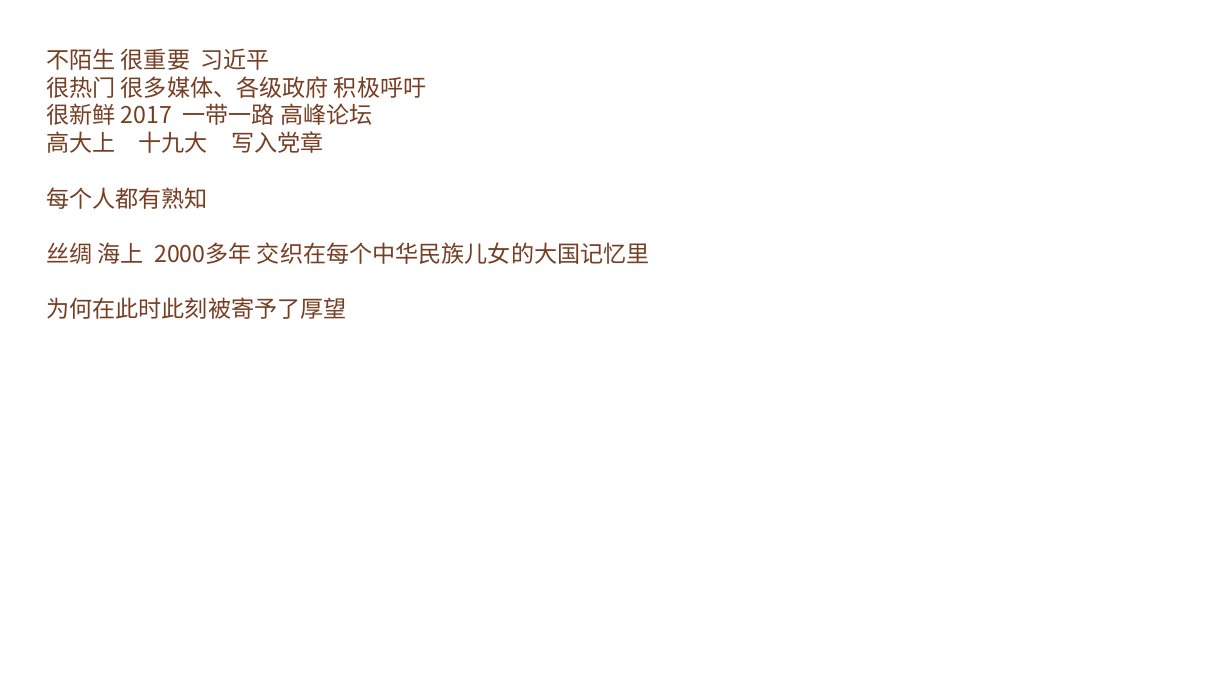
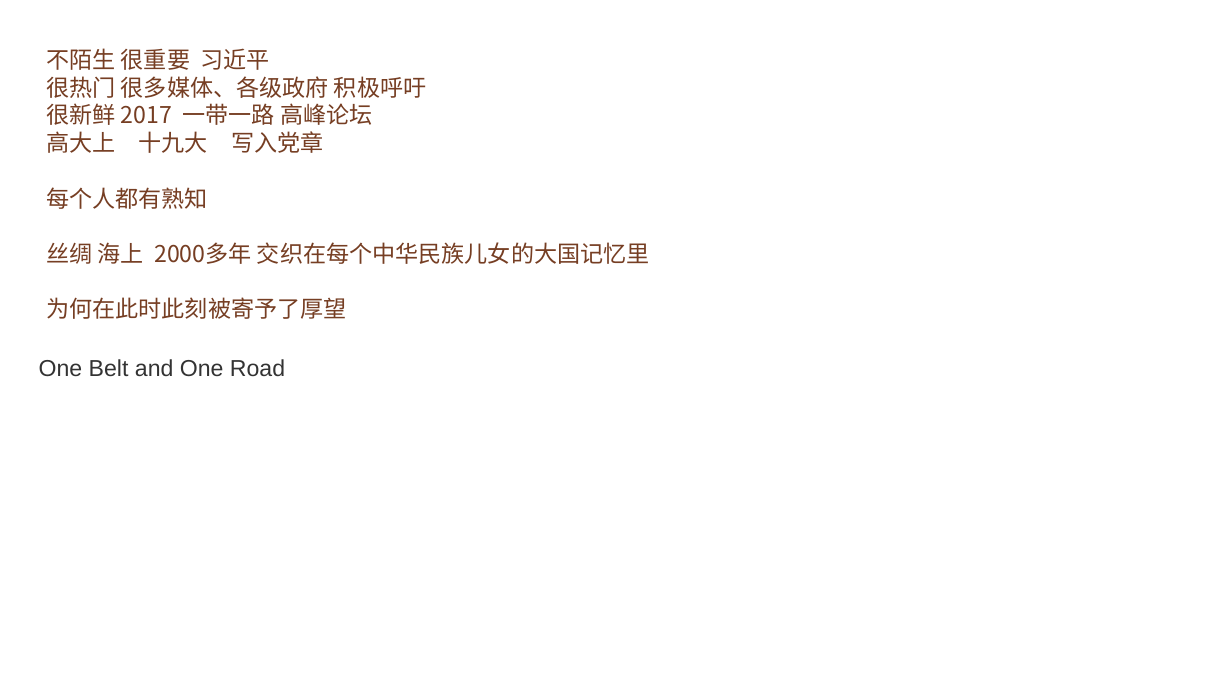
Before and after one commit to FredJiangFei/freetalk, a slide deck: slide 2 of 一带一路/一带一路 - 1.pptx. Drawn at 1232x693 pixels with LibreOffice and Linux fonts; fonts in the diff are those of the drawing; background and template pictures are left out. Boxes give left, top, right and bottom in pixels: in the first picture for what was removed or moved away, otherwise in the second. Text is boxed around its words. In the diff, an @@ line names an element or a change of style, - is before the commit and + after.

Commit message:
yi dai yi lu

```diff
--- a/一带一路/一带一路 - 1.pptx
+++ b/一带一路/一带一路 - 1.pptx
@@ text added at [39,359,285,376], 18 pt, text #333333 @@
+One Belt and One Road
```
Also in this commit, not shown: 3 other slides changed, 7 slides added, 2 slides removed.
